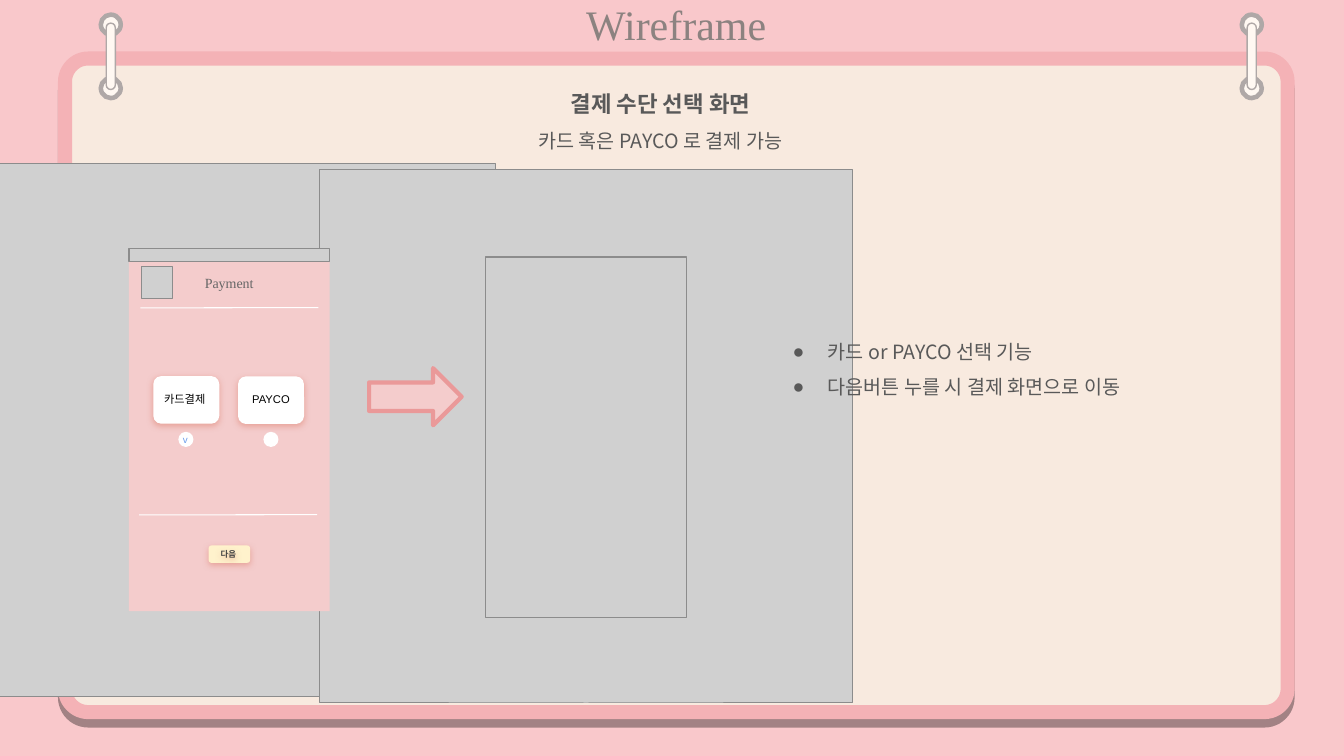
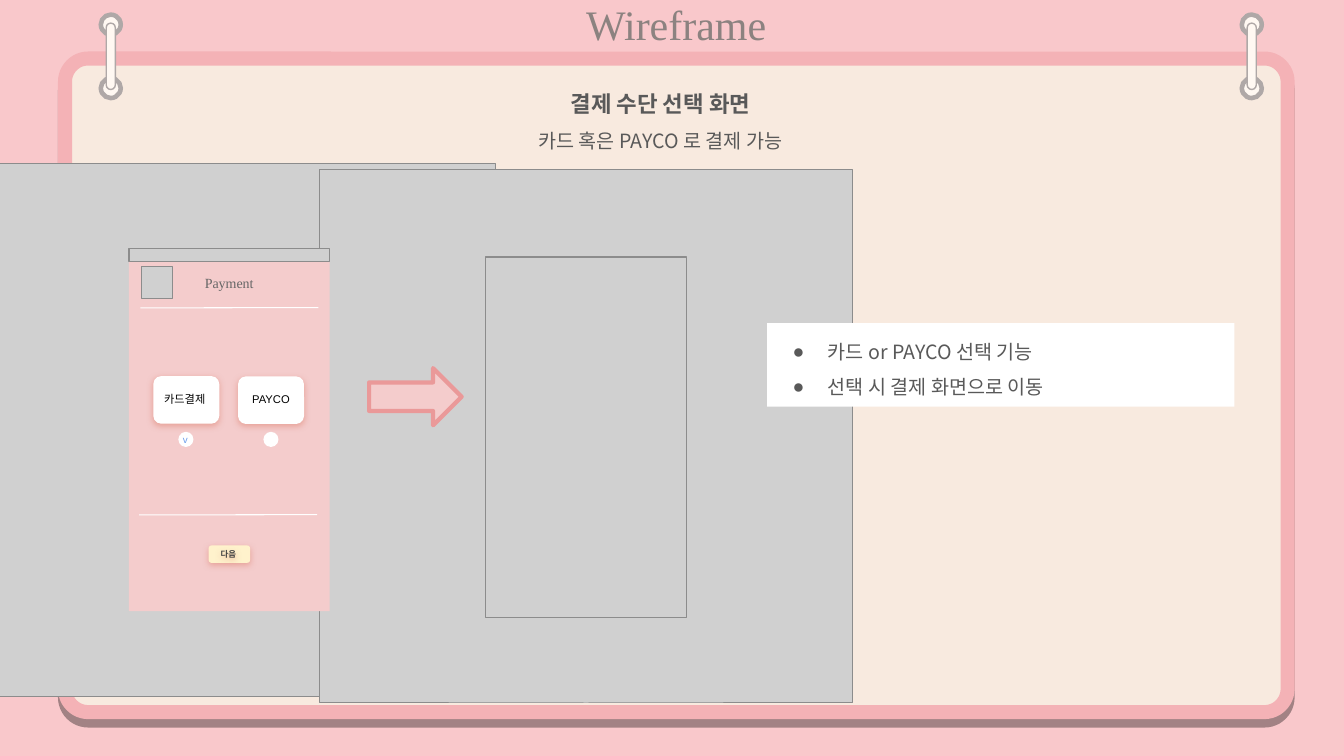
Before and after one commit to yun1112/UI_UX_teamproject, a slide deck: slide 8 of documents/발표 ppt/B-tuur-park.pptx. Drawn at 1344x756 pixels with LibreOffice and Linux fonts; fonts in the diff are those of the drawing; grey boxes stand for pictures. Boxes give left, top, right and bottom in pixels: in the first picture for what was removed or moved away, otherwise in the second. Text is boxed around its words. In the diff, an @@ line names an element or a change of style, - is before the commit and + after.

```diff
--- a/documents/발표 ppt/B-tuur-park.pptx
+++ b/documents/발표 ppt/B-tuur-park.pptx
@@ rectangle "카드 or PAYCO 선택 기능": place and size @@
-rectangle "카드 or PAYCO 선택 기능" at <box>828,339,1120,400</box>
+rectangle "카드 or PAYCO 선택 기능" at <box>767,324,1234,407</box>
@@ rectangle "카드 or PAYCO 선택 기능" at <box>767,324,1234,407</box>: fill none to #FFFFFF @@
@@ text in rectangle at <box>828,378,1044,396</box>: text changed @@
-● 다음버튼 누를 시 결제 화면으로 이동
+● 선택 시 결제 화면으로 이동
```
Also in this commit, not shown: 6 other slides changed.
